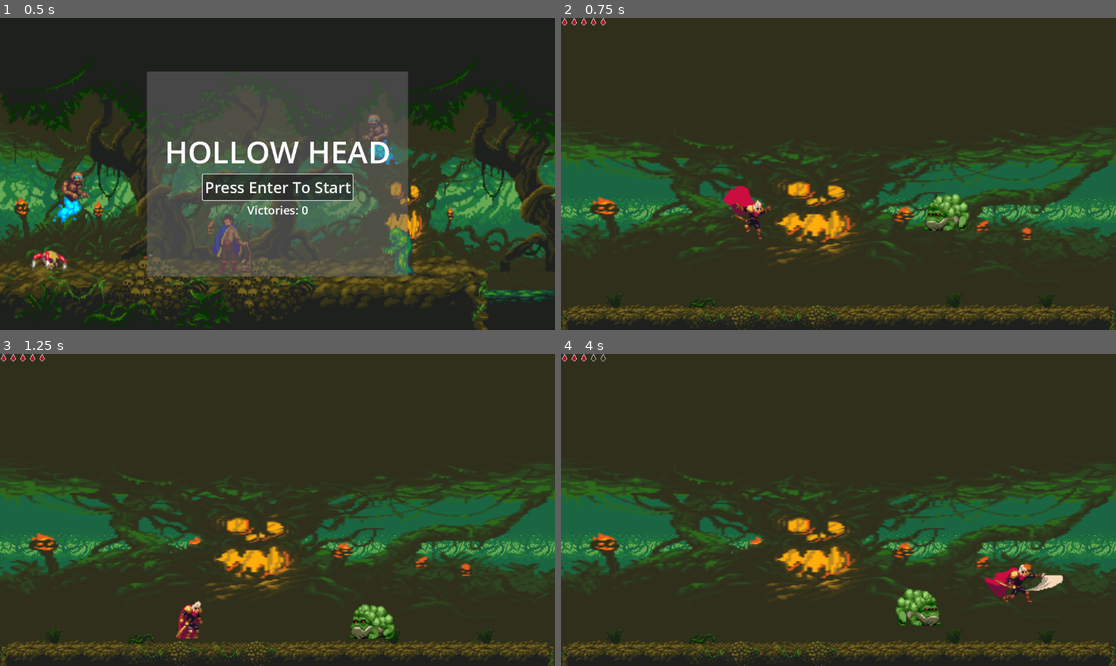
Above: before the commit, frames 1-4 (two rows, left to right).
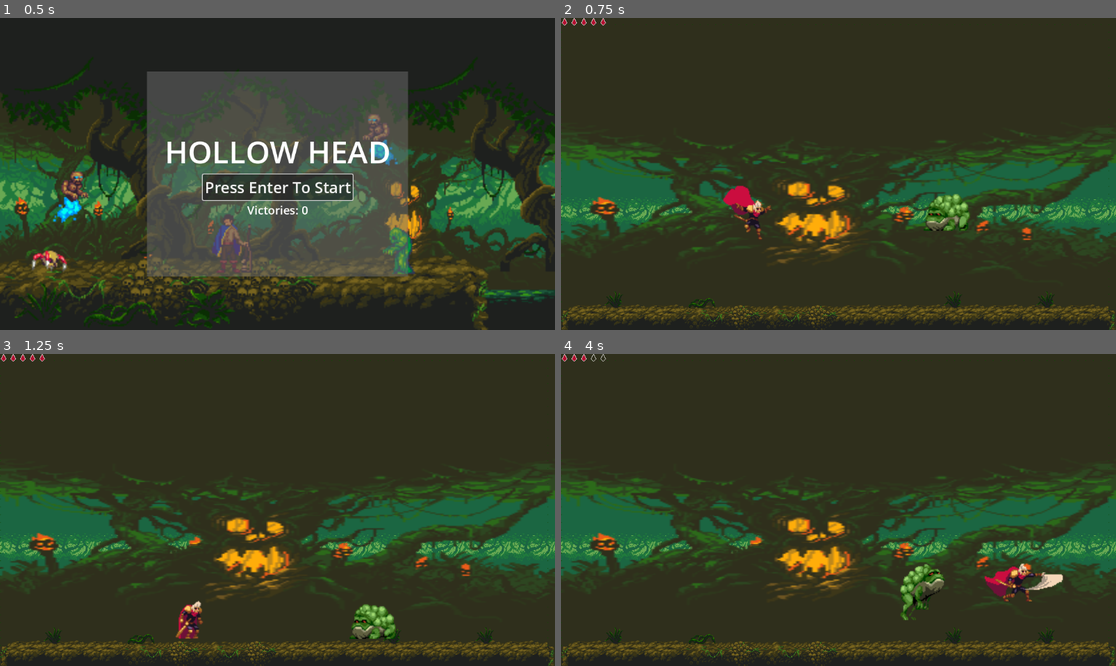
Above: after the commit, the same moments.

Repository: BenJenkyn/interactive-media-final-project
Game: Godot game, scene res://scenes/main.tscn
The game is run twice, just before and just after one commit, with the same random seed, the same clock (stepped at 60 frames per second) and the same inputs.
Inputs:
- Up to frame 1 (0.5 s): no input
- Up to frame 2 (0.75 s): click "Press Enter To Start" at 0.5 s
- Up to frame 3 (1.25 s): no input
- Up to frame 4 (4 s): hold D (move_right) 1.28-2.78 s; tap Space (attack) at 1.35, 3.8 s; tap Up (jump) at 1.52, 1.82, 2.27, 2.57, 3.05, 3.6, 3.77 s; tap Shift (dodge) at 1.55, 2.1 s; tap Q (throw) at 2.3, 2.85 s; hold A (move_left) 2.78-3.53 s; hold D (move_right) from 3.53 s (still down)

Frame 1 is identical in both runs. In frame 2, less than 0.1% of the frame differs, in the area x 65-74%, y 57-69%; in frame 3, 0.3%; in frame 4, 1.5%, in the area x 60-91%, y 67-88%.

Commit message:
Refactor toad AI into state machine
Introduce a State enum and a change_state/state handlers for IDLE, MOVE, ATTACK, NORMAL_JUMP, BIG_JUMP and DEAD to replace the previous ad-hoc AI logic. Move attack-frame hitbox logic into _process and tie attack lifecycle to the state machine (finish attack returns to IDLE). Handle big-jump landing via state transitions and mark actor DEAD on die. Also adjust player attack collision shape (size 33->43, position offset +5) and add pause input events to project settings. These changes cleanly separate behaviors and make AI transitions explicit and easier to maintain.

Diff:
--- a/hollow-head/project.godot
+++ b/hollow-head/project.godot
@@ -62,5 +62,7 @@
 }
 pause={
 "deadzone": 0.2,
-"events": []
+"events": [Object(InputEventKey,"resource_local_to_scene":false,"resource_name":"","device":-1,"window_id":0,"alt_pressed":false,"shift_pressed":false,"ctrl_pressed":false,"meta_pressed":false,"pressed":false,"keycode":0,"physical_keycode":80,"key_label":0,"unicode":112,"location":0,"echo":false,"script":null)
+, Object(InputEventKey,"resource_local_to_scene":false,"resource_name":"","device":-1,"window_id":0,"alt_pressed":false,"shift_pressed":false,"ctrl_pressed":false,"meta_pressed":false,"pressed":false,"keycode":0,"physical_keycode":4194305,"key_label":0,"unicode":0,"location":0,"echo":false,"script":null)
+]
 }
--- a/hollow-head/scenes/player/Player.tscn
+++ b/hollow-head/scenes/player/Player.tscn
@@ -169,7 +169,7 @@
 height = 35.0
 
 [sub_resource type="RectangleShape2D" id="RectangleShape2D_76i7i"]
-size = Vector2(33, 15)
+size = Vector2(43, 15)
 
 [node name="Player" type="CharacterBody2D" groups=["player"]]
 scale = Vector2(2, 2)
@@ -201,6 +201,7 @@
 collision_mask = 128
 
 [node name="CollisionShape2D" type="CollisionShape2D" parent="AttackArea"]
+position = Vector2(5, 0)
 shape = SubResource("RectangleShape2D_76i7i")
 
 [node name="ProjectileSpawn" type="Marker2D" parent="."]
--- a/hollow-head/scripts/toad.gd
+++ b/hollow-head/scripts/toad.gd
@@ -28,6 +28,17 @@
 @onready var attack_shape: CollisionShape2D = $AttackArea/CollisionShape2D
 @onready var health_warning_label: Label = $HealthWarningLabel
 
+enum State {
+	IDLE,
+	MOVE,
+	ATTACK,
+	NORMAL_JUMP,
+	BIG_JUMP,
+	DEAD
+}
+
+var current_state: State = State.IDLE
+
 var player: Node2D = null
 
 var hurtbox_start_pos: Vector2
@@ -85,6 +96,8 @@
 	_reset_big_jump_timer()
 	_pick_random_move()
 
+	change_state(State.IDLE)
+
 func _physics_process(delta: float) -> void:
 	if is_dead:
 		return
@@ -95,22 +108,174 @@
 	if not is_on_floor():
 		velocity.y += gravity * delta
 
-	if is_attacking:
+	match current_state:
+		State.IDLE:
+			_state_idle(delta)
+
+		State.MOVE:
+			_state_move(delta)
+
+		State.ATTACK:
+			_state_attack(delta)
+
+		State.NORMAL_JUMP:
+			_state_normal_jump(delta)
+
+		State.BIG_JUMP:
+			_state_big_jump(delta)
+
+		State.DEAD:
+			return
+
+	move_and_slide()
+
+	if current_state == State.BIG_JUMP and is_big_jumping and is_on_floor() and velocity.y >= 0.0:
+		is_big_jumping = false
+		big_jump_velocity_x = 0.0
+		global_position.x = big_jump_target_x
+		change_state(State.IDLE)
+
+	_update_animation()
+
+func _process(_delta: float) -> void:
+	if is_dead:
+		return
+
+	if current_state == State.ATTACK and anim.animation == "attack":
+		var frame: int = anim.frame
+		var last_frame: int = anim.sprite_frames.get_frame_count("attack") - 1
+
+		if frame >= 1 and attack_shape.disabled:
+			_enable_attack_hitbox()
+
+		if frame >= last_frame:
+			_finish_attack()
+
+func change_state(new_state: State) -> void:
+	if current_state == new_state:
+		return
+
+	current_state = new_state
+
+	match current_state:
+		State.IDLE:
+			_enter_idle()
+
+		State.MOVE:
+			_enter_move()
+
+		State.ATTACK:
+			_enter_attack()
+
+		State.NORMAL_JUMP:
+			_enter_normal_jump()
+
+		State.BIG_JUMP:
+			_enter_big_jump()
+
+		State.DEAD:
+			_enter_dead()
+
+func _state_idle(delta: float) -> void:
+	if player == null:
+		_do_random_move(delta)
+		change_state(State.MOVE)
+		return
+
+	var dx: float = player.global_position.x - global_position.x
+	var abs_dx: float = abs(dx)
+	var facing_dir: float = sign(dx)
+
+	if facing_dir != 0.0:
+		anim.flip_h = facing_dir < 0.0
+		_update_attack_area_side(facing_dir)
+
+	if abs_dx <= attack_range and is_on_floor() and can_attack:
+		change_state(State.ATTACK)
+		return
+
+	normal_jump_timer -= delta
+	big_jump_timer -= delta
+	random_move_timer -= delta
+
+	if abs_dx > attack_range and big_jump_timer <= 0.0 and is_on_floor():
+		change_state(State.BIG_JUMP)
+		return
+
+	if normal_jump_timer <= 0.0 and is_on_floor():
+		change_state(State.NORMAL_JUMP)
+		return
+
+	change_state(State.MOVE)
+
+func _state_move(delta: float) -> void:
+	if player == null:
+		_do_random_move(delta)
+		return
+
+	var dx: float = player.global_position.x - global_position.x
+	var abs_dx: float = abs(dx)
+	var facing_dir: float = sign(dx)
+
+	if facing_dir != 0.0:
+		anim.flip_h = facing_dir < 0.0
+		_update_attack_area_side(facing_dir)
+
+	if abs_dx <= attack_range and is_on_floor():
 		velocity.x = 0.0
-	elif is_big_jumping:
+		if can_attack:
+			change_state(State.ATTACK)
+		else:
+			change_state(State.IDLE)
+		return
+
+	normal_jump_timer -= delta
+	big_jump_timer -= delta
+
+	if abs_dx > attack_range and big_jump_timer <= 0.0 and is_on_floor():
+		change_state(State.BIG_JUMP)
+		return
+
+	_do_random_move(delta)
+
+	if normal_jump_timer <= 0.0 and is_on_floor():
+		change_state(State.NORMAL_JUMP)
+		return
+
+	if abs(velocity.x) <= 0.1:
+		change_state(State.IDLE)
+
+func _state_attack(_delta: float) -> void:
+	velocity.x = 0.0
+
+func _state_normal_jump(_delta: float) -> void:
+	if is_on_floor() and velocity.y >= 0.0:
+		change_state(State.IDLE)
+
+func _state_big_jump(delta: float) -> void:
+	if is_big_jumping:
 		big_jump_elapsed += delta
 		velocity.x = big_jump_velocity_x
 	else:
-		_handle_ai(delta)
-
-	move_and_slide()
-
-	if is_big_jumping and is_on_floor() and velocity.y >= 0.0:
-		is_big_jumping = false
-		big_jump_velocity_x = 0.0
-		global_position.x = big_jump_target_x
-
-	_update_animation()
+		change_state(State.IDLE)
+
+func _enter_idle() -> void:
+	velocity.x = 0.0
+
+func _enter_move() -> void:
+	pass
+
+func _enter_attack() -> void:
+	_start_attack()
+
+func _enter_normal_jump() -> void:
+	_start_normal_jump()
+
+func _enter_big_jump() -> void:
+	_start_big_jump()
+
+func _enter_dead() -> void:
+	pass
 
 func _handle_ai(delta: float) -> void:
 	if player == null:
@@ -176,6 +341,7 @@
 func _finish_attack() -> void:
 	is_attacking = false
 	_disable_attack_hitbox()
+	change_state(State.IDLE)
 
 	await get_tree().create_timer(attack_cooldown).timeout
 
@@ -287,20 +453,6 @@
 	else:
 		if anim.animation != "idle":
 			anim.play("idle")
-
-func _process(_delta: float) -> void:
-	if is_dead:
-		return
-
-	if is_attacking and anim.animation == "attack":
-		var frame: int = anim.frame
-		var last_frame: int = anim.sprite_frames.get_frame_count("attack") - 1
-
-		if frame >= 1 and attack_shape.disabled:
-			_enable_attack_hitbox()
-
-		if frame >= last_frame:
-			_finish_attack()
 
 func take_damage(amount: int) -> void:
 	if is_dead:
@@ -368,6 +520,7 @@
 
 func die() -> void:
 	is_dead = true
+	current_state = State.DEAD
 	hurtbox.monitoring = false
 	hurtbox.monitorable = false
 	anim.play("death")
